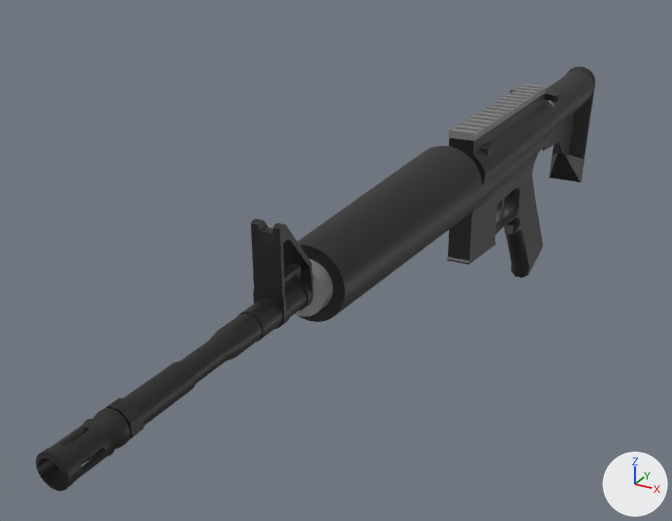
Two versions of the FBX model projects/assets/src/assets/models/Weapons/Ranged/Guns/M4/m4m1.fbx, one commit apart.
Both versions are drawn from a camera (50 mm lens) standing at (0.219, -1.348, 1.919) and looking at (-0.208, -0.57, 1.531). Lighting does not change. The marker at lower right points along +X, +Y and +Z. Where no turn or scale is listed for an object, it has been applied to the vertices.

Objects in the first picture: 'm4'.
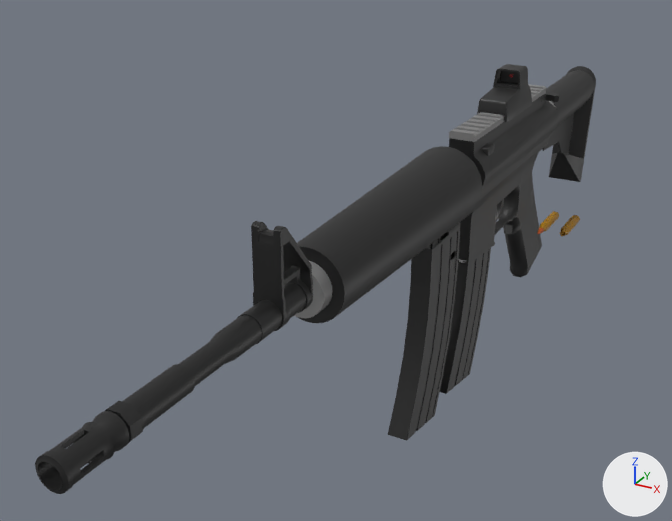
The newer file is also turned or shifted as a whole; pictures and numbers use the older file's frame.

Boxes (x1, y1, x2, y2) around the edits, measured in the pictures (672 x 521 px; the box of a moved part takes in the faces that stretch with it):
'm4', reshaped: before (36, 67, 595, 491); after (35, 66, 596, 494)
'm4_mag_empty', added (black): after (388, 222, 460, 441)
'm4_mag_full', added (black): after (440, 248, 491, 394)
'holo_sight', added (black): after (477, 64, 532, 122)
    faces in mat_holo_sight (picture img_holo_scope_texture_png): (477, 64, 532, 122)
    faces in mat_holo_sight_glass (picture img_holo_scope_texture_png): (500, 71, 519, 84)
'Bullet', added: after (537, 211, 559, 234)
    faces in mat_metal_brass (yellow #a87700): (540, 211, 559, 232)
'Bullet_Hull', added: after (560, 215, 580, 236)
part 1 of me_cylinder_011, moved or reshaped: before (106, 398, 144, 440); after (105, 401, 143, 443)
part 2 of me_cylinder_011, moved or reshaped: before (36, 67, 595, 491); after (35, 66, 596, 494)

Patch to the scene script:
```diff
--- a/projects/assets/src/assets/models/Weapons/Ranged/Guns/M4/m4m1.fbx.py
+++ b/projects/assets/src/assets/models/Weapons/Ranged/Guns/M4/m4m1.fbx.py
@@ me_cylinder_011 @@
-me_cylinder_011.from_pydata(...)  # 3210 vertices, 2840 faces; spans x -0.041..0.039, y -0.824..0.243, z -0.091..0.197
+me_cylinder_011.from_pydata(...)  # 3210 vertices, 2840 faces; spans x -0.041..0.039, y -0.824..0.243, z -0.091..0.196
+# me_cylinder_011 part 1: the loose piece of 16 vertices spanning x -0.012..0.011, y -0.771..-0.76, z 0.116..0.139 is moved by (-0.001, 0.0, -0.002)
+# me_cylinder_011 part 2: 231 vertices moved within x -0.022..0.027, y -0.824..0.233, z -0.01..0.184; 2606 vertices removed from x -0.041..0.039, y -0.824..0.243, z -0.091..0.197; 2606 vertices added at x -0.041..0.039, y -0.824..0.243, z -0.091..0.196
 me_cylinder_011.materials.append(mat_metal_gray)
@@ ob_holo_sight @@
+ob_holo_sight = bpy.data.objects.new('holo_sight', me_cube_005)  # 176 vertices, 166 faces; spans x -0.0189..0.0189, y -0.048..0.0408, z -0.0217..0.0272; in mat_holo_sight (picture img_holo_scope_texture_png), mat_holo_sight_glass (picture img_holo_scope_texture_png)
+ob_holo_sight.location = (-0.121, -0.318, 1.664)
@@ ob_bullet_hull @@
+ob_bullet_hull = bpy.data.objects.new('Bullet_Hull', me_cylinder_016)  # 384 vertices, 354 faces; spans x -0.0056..0.0056, y -0.0301..0.0289, z -0.0056..0.0056; in mat_metal_brass (yellow #a87700)
+ob_bullet_hull.location = (-0.055, -0.229, 1.48)
@@ ob_m4_mag_full @@
+ob_m4_mag_full = bpy.data.objects.new('m4_mag_full', me_cylinder_001)  # 10158 vertices, 9684 faces; spans x -0.011..0.012, y -0.066..0.055, z -0.079..0.142; in mat_m4_mat (black #191919), mat_metal_brass (yellow #a87700), mat_meta_lead (orange #b44d00)
+ob_m4_mag_full.location = (-0.121, -0.423, 1.421)
@@ ob_bullet @@
+ob_bullet = bpy.data.objects.new('Bullet', me_cylinder_025)  # 577 vertices, 547 faces; spans x -0.0056..0.0056, y -0.0451..0.0289, z -0.0056..0.0056; in mat_metal_brass (yellow #a87700), mat_meta_lead (orange #b44d00)
+ob_bullet.location = (-0.082, -0.229, 1.48)
@@ ob_m4_mag_empty @@
+ob_m4_mag_empty = bpy.data.objects.new('m4_mag_empty', me_cube_002)  # 926 vertices, 932 faces; spans x -0.011..0.012, y -0.066..0.055, z -0.079..0.142; in mat_m4_mat (black #191919)
+ob_m4_mag_empty.location = (-0.121, -0.53, 1.423)
```
